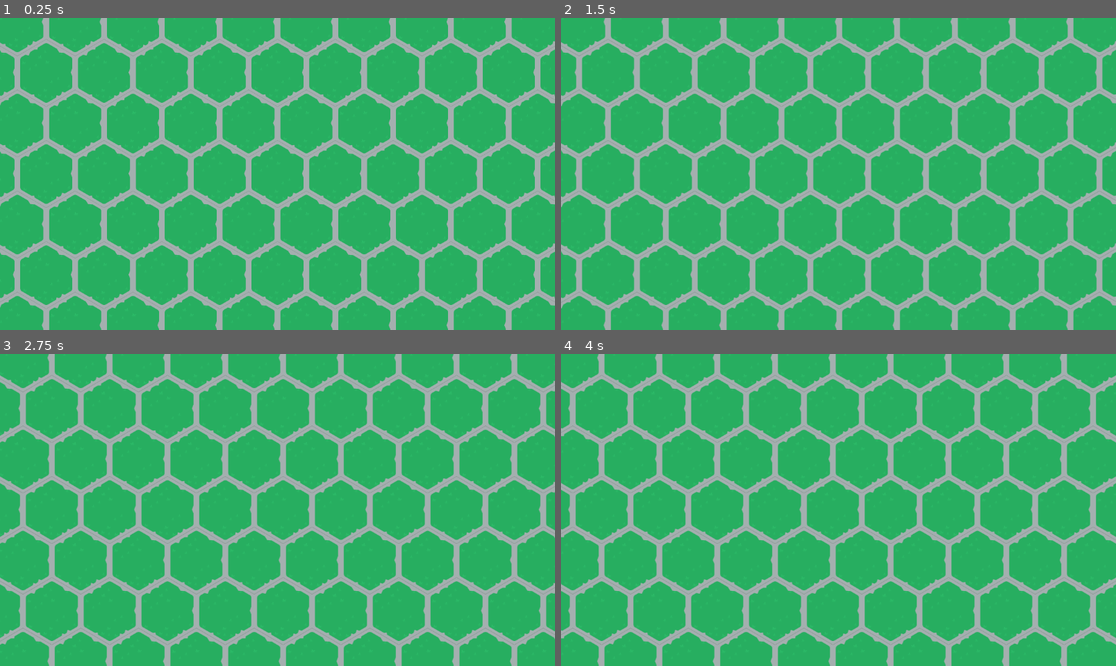
Above: before the commit, frames 1-4 (two rows, left to right).
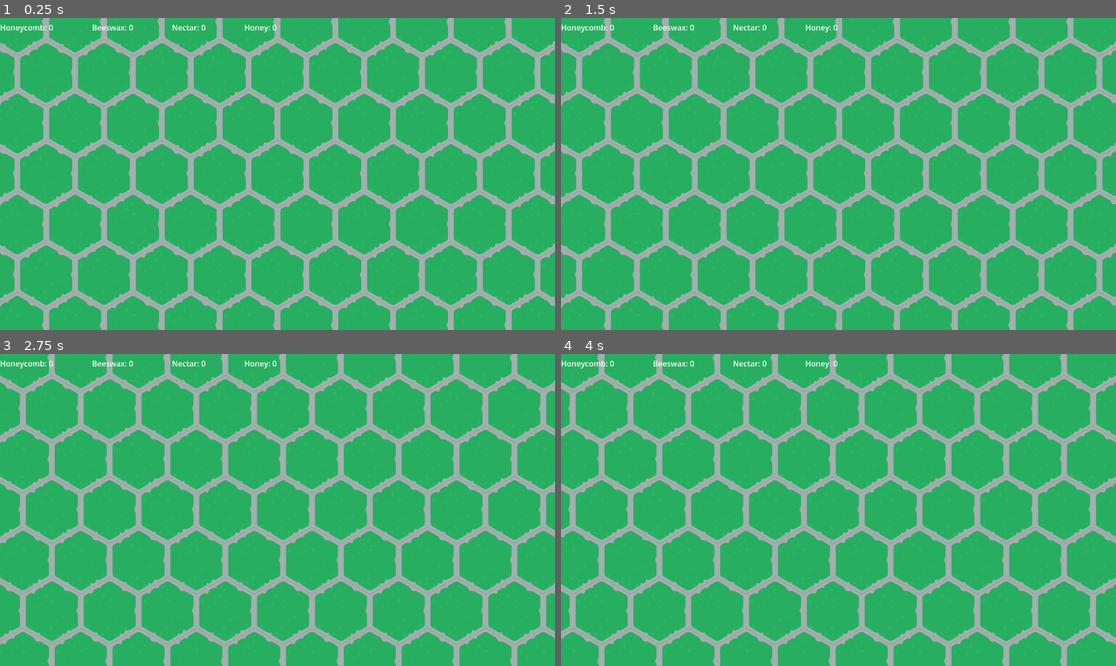
Above: after the commit, the same moments.

Repository: SpeedfireV/slavic-game-jam
Game: Godot game, scene res://game.tscn
The game is run twice, just before and just after one commit, with the same random seed, the same clock (stepped at 60 frames per second) and the same inputs.
Inputs (mouse positions are in pixels of both pictures, inside the frame that each line leads up to):
- Up to frame 1 (0.25 s): no input
- Up to frame 2 (1.5 s): tap Enter at 0.5 s; move the mouse to (960, 158) at 0.52 s; hold D (move_right) 0.53-1.25 s; click (960, 158) at 0.67 s; drag from (727, 189) to (810, 236) at 1.27 s
- Up to frame 3 (2.75 s): tap Space at 2 s; move the mouse to (333, 441) at 2.02 s; hold D (move_right) from 2.03 s (still down)
- Up to frame 4 (4 s): release D (move_right) at 2.75 s; drag from (810, 572) to (672, 463) at 2.77 s; tap Enter at 3.5 s; move the mouse to (1005, 556) at 3.52 s; hold A (move_left) from 3.53 s (still down)

The runs differ from the first frame. In frame 1, 0.3% of the frame differs, in the area x 0-50%, y 2-5%; in frame 2, 0.3%; in frame 3, 0.3%; in frame 4, 0.3%.

Commit message:
collectable_resources_ui_added
collectable_resources_ui_added

Diff:
--- a/game.tscn
+++ b/game.tscn
@@ -1,7 +1,8 @@
-[gd_scene load_steps=3 format=3 uid="uid://c3dy0se2lu5p2"]
+[gd_scene load_steps=4 format=3 uid="uid://c3dy0se2lu5p2"]
 
 [ext_resource type="PackedScene" uid="uid://cyp2an4w5fqos" path="res://map.tscn" id="1_80nbo"]
 [ext_resource type="Script" uid="uid://b3sfbpftnlvrc" path="res://camera_2d.gd" id="2_e2o6t"]
+[ext_resource type="Script" uid="uid://1ewxtmotw010" path="res://resources_ui.gd" id="3_feb5d"]
 
 [node name="Game" type="Node2D"]
 
@@ -9,3 +10,23 @@
 
 [node name="Camera2D" type="Camera2D" parent="."]
 script = ExtResource("2_e2o6t")
+
+[node name="CanvasLayer" type="CanvasLayer" parent="."]
+
+[node name="TempResourcesUI" type="HBoxContainer" parent="CanvasLayer"]
+offset_right = 41.0
+offset_bottom = 40.0
+theme_override_constants/separation = 80
+script = ExtResource("3_feb5d")
+
+[node name="Honeycomb" type="Label" parent="CanvasLayer/TempResourcesUI"]
+layout_mode = 2
+
+[node name="Beeswax" type="Label" parent="CanvasLayer/TempResourcesUI"]
+layout_mode = 2
+
+[node name="Nectar" type="Label" parent="CanvasLayer/TempResourcesUI"]
+layout_mode = 2
+
+[node name="Honey" type="Label" parent="CanvasLayer/TempResourcesUI"]
+layout_mode = 2
--- a/game_manager.gd
+++ b/game_manager.gd
@@ -8,6 +8,8 @@
 	Winter,
 }
 
+var collectable_resources := CollectableResources.new()
+
 signal next_turn(current_season: Season)
 
 var current_season: Season = Season.Spring:
--- /dev/null
+++ b/resources_ui.gd
@@ -0,0 +1,15 @@
+extends HBoxContainer
+
+
+# Lista referencji do Twoich etykiet
+@onready var honey_comb_label = $Honeycomb
+@onready var beeswax_label = $Beeswax
+@onready var nectar_label = $Nectar
+@onready var honey_label = $Honey
+
+# Funkcja do aktualizacji etykiet
+func _process(delta: float) -> void:
+	$Honeycomb.text = "Honeycomb: " + str(GameManager.collectable_resources.honeycomb)
+	$Beeswax.text = "Beeswax: " + str(GameManager.collectable_resources.besswax)
+	$Nectar.text = "Nectar: " + str(GameManager.collectable_resources.nectar)
+	$Honey.text = "Honey: " + str(GameManager.collectable_resources.honey)
Not shown, added: resources_ui.gd.uid
